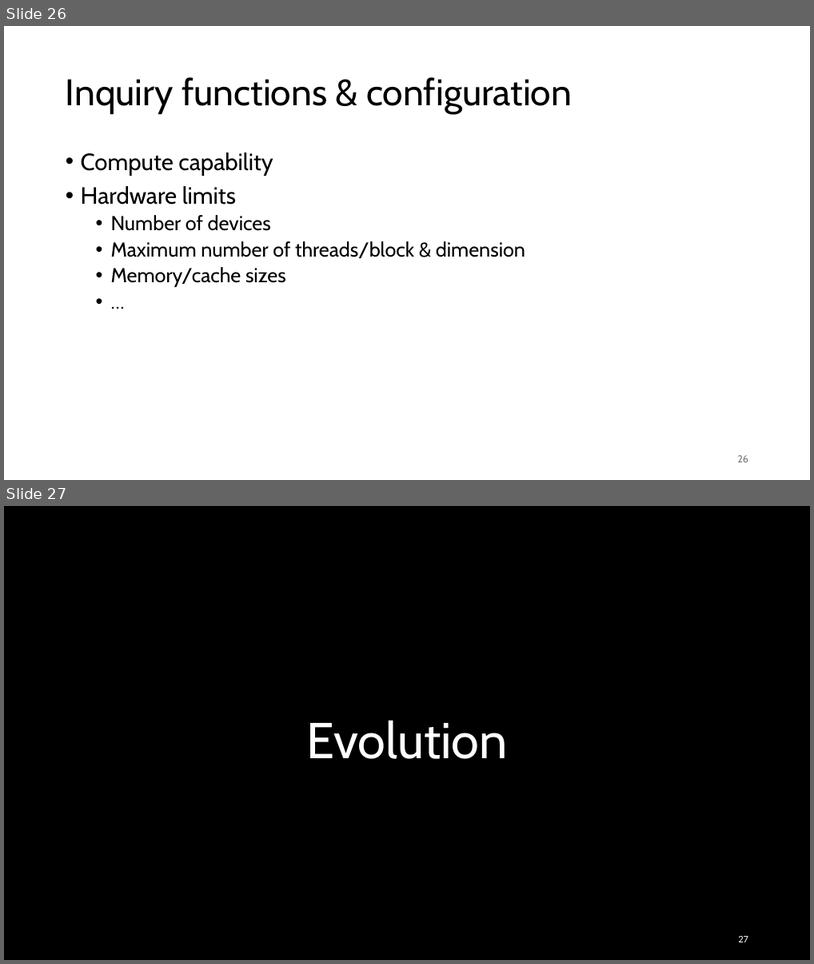
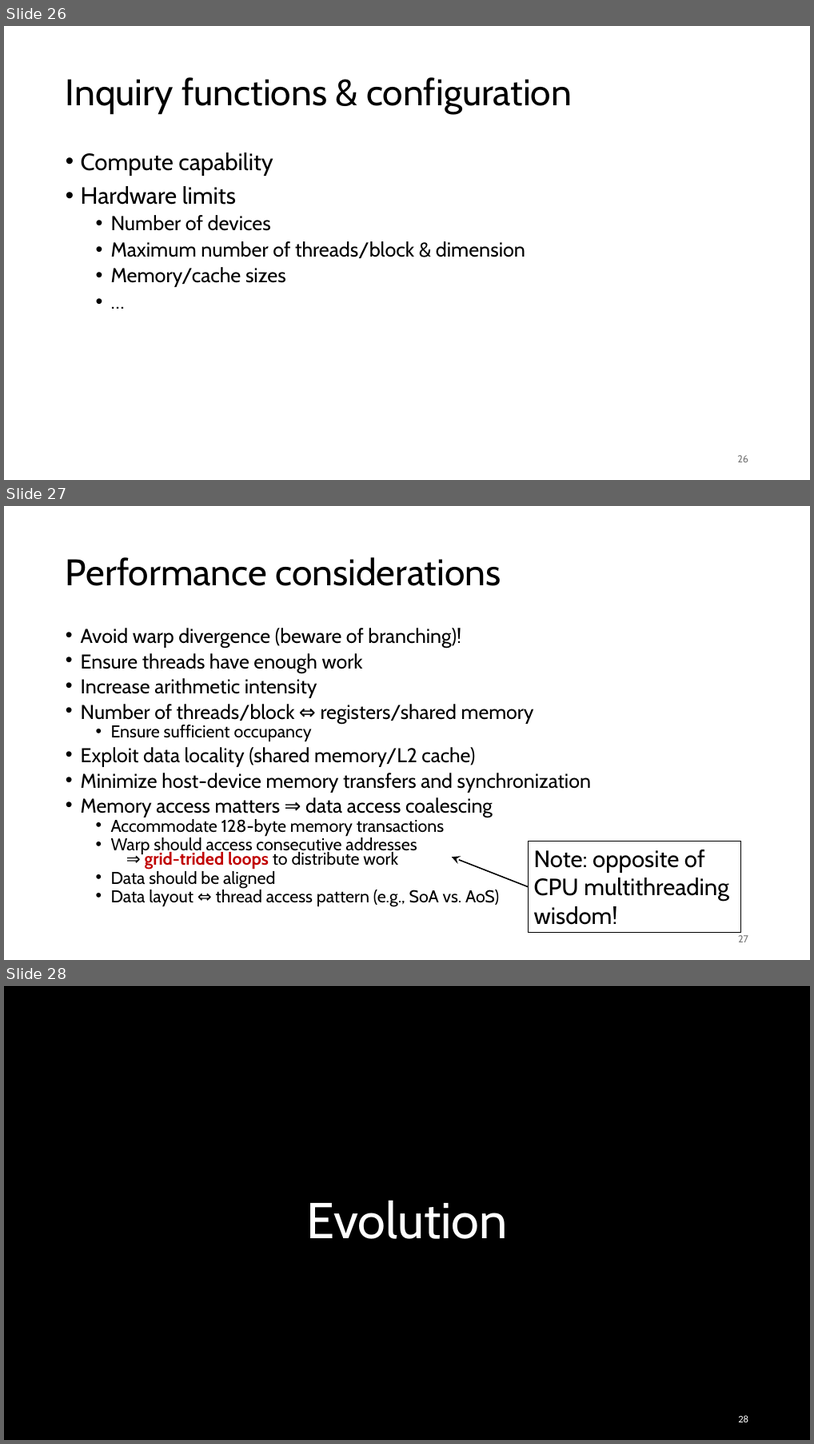
Before and after one commit to gjbex/Python-on-GPUs, a slide deck: python_on_gpus.pptx. Shown one above the other, each under a label of ours: slides 26 and 27 before the commit, slides 26, 27 and 28 after it. The pictures are 814x964 and 814x1444 pixels, drawn with LibreOffice and Linux fonts; fonts in the diff are those of the drawing; background and template pictures are left out. Boxes give left, top, right and bottom in pixels: in the first picture for what was removed or moved away, otherwise in the second. Text is boxed around its words. In the diff, an @@ line names an element or a change of style, - is before the commit and + after.

```diff
--- a/python_on_gpus.pptx
+++ b/python_on_gpus.pptx
@@ slide 27 added at [4,506,810,960], background #FFFFFF @@
@@ title added at [66,557,501,586], 44 pt, text #000000 @@
+Performance considerations
@@ text added at [81,628,591,907], 23.8 pt, text #000000 @@
+• Avoid warp divergence (beware of branching)!
+• Ensure threads have enough work
+• Increase arithmetic intensity
+• Number of threads/block ⇔ registers/shared memory
+  • Ensure sufficient occupancy
+• Exploit data locality (shared memory/L2 cache)
+• Minimize host-device memory transfers and synchronization
+• Memory access matters ⇒ data access coalescing
+  • Accommodate 128-byte memory transactions
+  • Warp should access consecutive addresses
+    ⇒ grid-trided loops to distribute work
+  • Data should be aligned
+  • Data layout ⇔ thread access pattern (e.g., SoA vs. AoS)
@@ rectangle added at [529,840,742,932], outline #000000 0.75 pt, 28 pt, text #000000 @@
+Note: opposite of
+CPU multithreading
+wisdom!
@@ arrow added from (529, 887) to (452, 857), #000000 1.5 pt @@
@@ page number added at [738,935,749,942], 12 pt, text #797979 @@
+27
@@ what was slide 27 is now slide 28 @@
@@ page number at [738,1415,749,1422]: text changed @@
-27
+28
```
Also in this commit, not shown: 1 slide changed.
